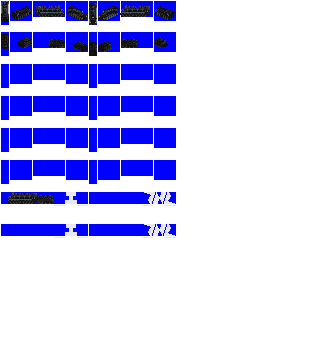
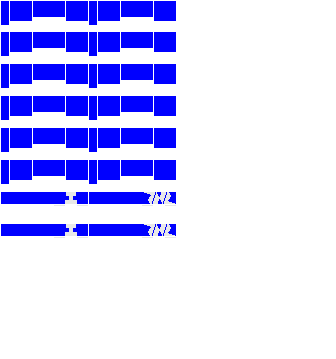
Revision of a layered 336 × 359 image; what changed, layer by layer:
hid "ST9750.png" over bbox(1, 1, 175, 204)
